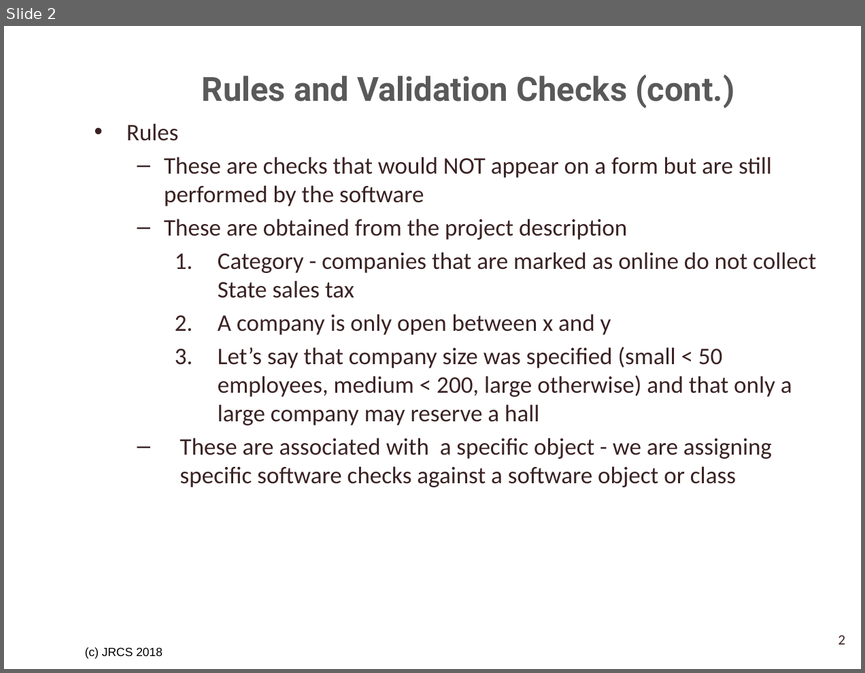
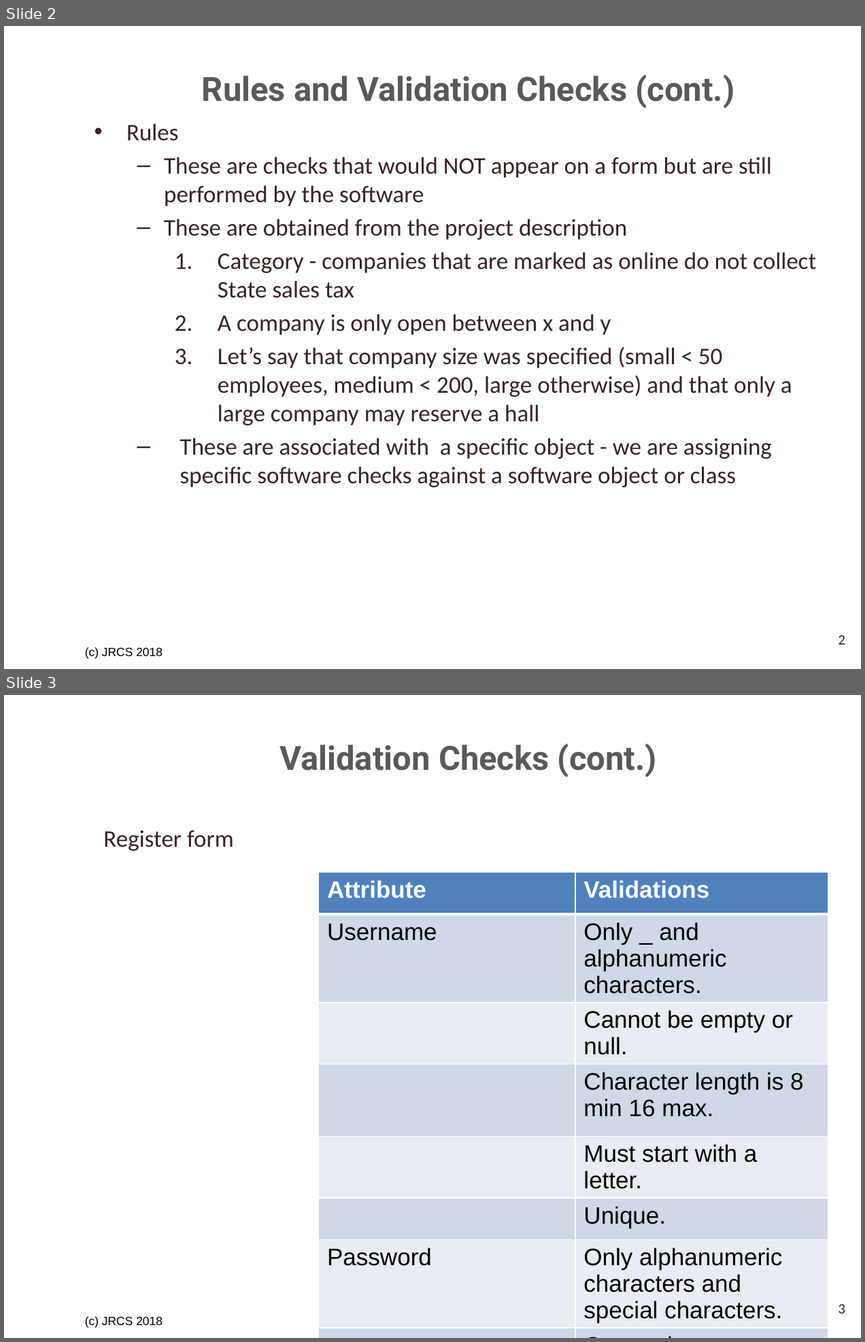
Before and after one commit to SrihariShastry/UTA_Parking, a slide deck: Project_Analysis_Team_3/Validation Checks and Rules Tables.pptx. Shown one above the other, each under a label of ours: slide 2 before the commit, slides 2 and 3 after it. The pictures are 865x673 and 865x1342 pixels, drawn with LibreOffice and Linux fonts; fonts in the diff are those of the drawing; background and template pictures are left out. Boxes give left, top, right and bottom in pixels: in the first picture for what was removed or moved away, otherwise in the second. Text is boxed around its words. In the diff, an @@ line names an element or a change of style, - is before the commit and + after.

```diff
--- a/Project_Analysis_Team_3/Validation Checks and Rules Tables.pptx
+++ b/Project_Analysis_Team_3/Validation Checks and Rules Tables.pptx
@@ slide 3 added at (x1=4, y1=695, x2=861, y2=1338), background picture (left out); not listed: 1 template element that a slide beside it also shows @@
@@ title added at (x1=279, y1=743, x2=657, y2=777), 28 pt, text #595959, bold @@
+Validation Checks (cont.)
@@ text added at (x1=103, y1=830, x2=234, y2=851), 20 pt, text #3A2222 @@
+Register form
@@ table added at (x1=318, y1=872, x2=828, y2=1325), 8 rows, 2 columns @@
+Attribute | Validations
+Username | Only _ and alphanumeric characters.
+ | Cannot be empty or null.
+ | Character length is 8 min 16 max.
+ | Must start with a letter.
+ | Unique.
+Password | Only alphanumeric characters and special characters.
+ | Cannot be empty or null.
@@ page number added at (x1=838, y1=1304, x2=845, y2=1313), 12 pt, text #3A2222 @@
+3
```
Also in this commit, not shown: 6 slides changed, 11 other slides added, 4 slides removed, 3 other files.
